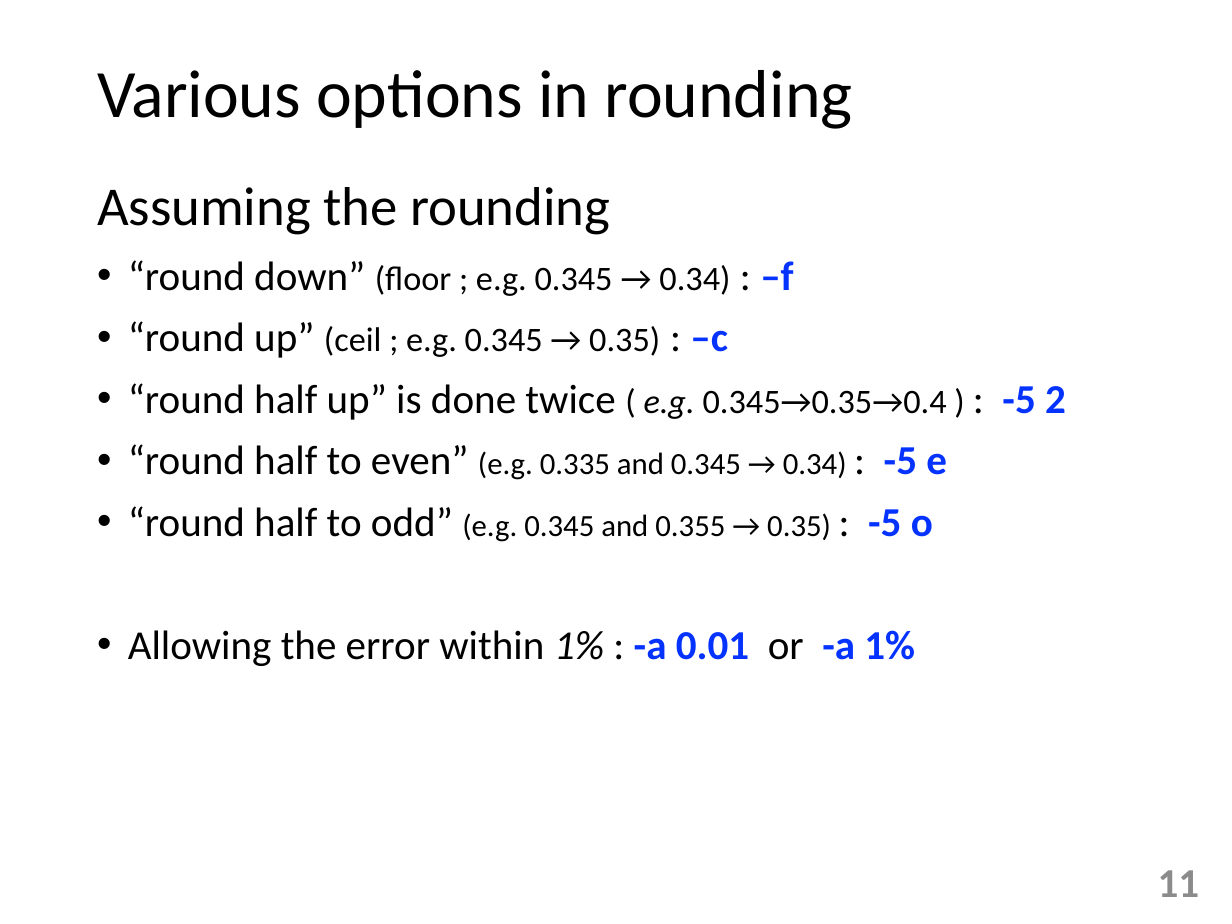
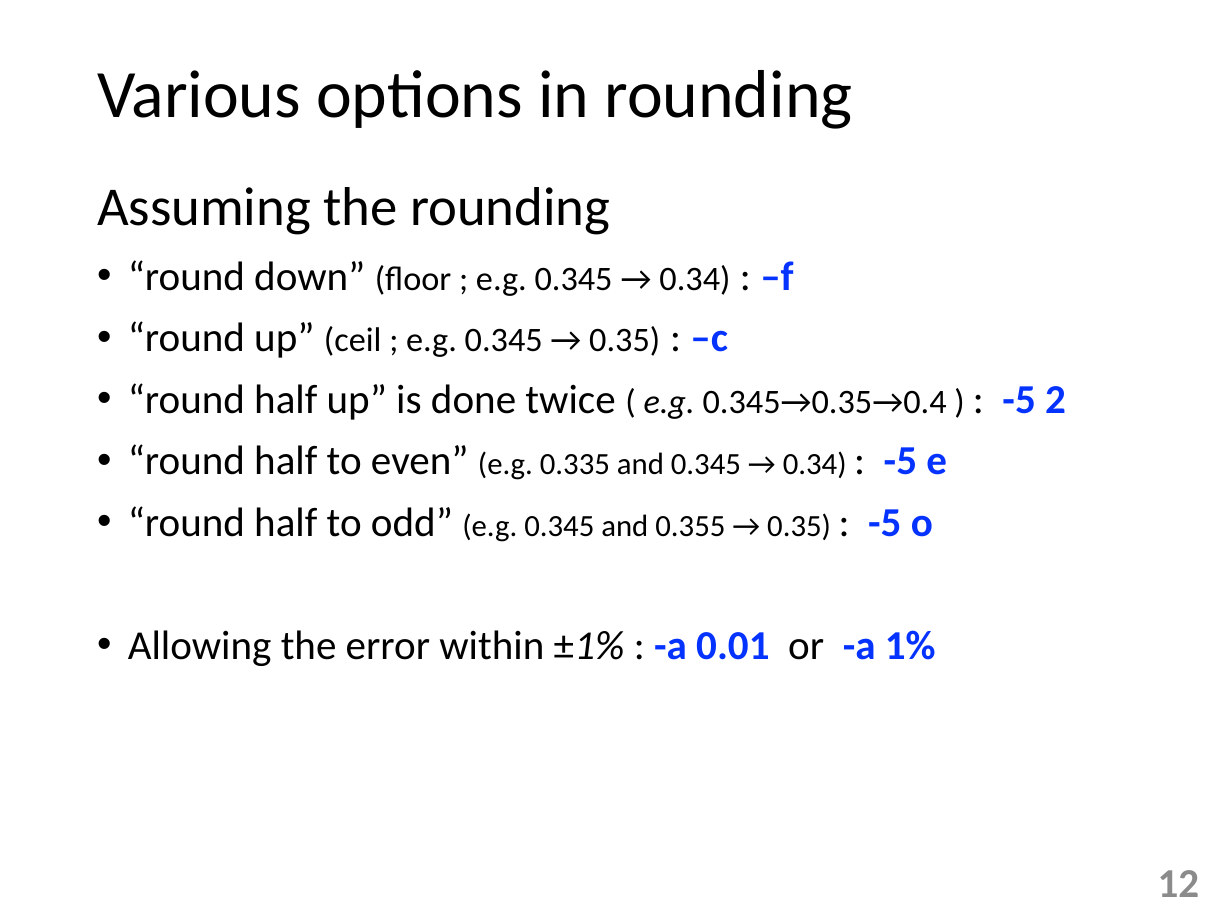
Before and after one commit to tulamili/App-denomfind, a slide deck: slide 12 of docs2/manipulation221022sat.pptx (slide 11 before the commit). Drawn at 1232x924 pixels with LibreOffice and Linux fonts; fonts in the diff are those of the drawing. Boxes give left, top, right and bottom in pixels: in the first picture for what was removed or moved away, otherwise in the second. Text is boxed around its words. In the diff, an @@ line names an element or a change of style, - is before the commit and + after.

```diff
--- a/docs2/manipulation221022sat.pptx
+++ b/docs2/manipulation221022sat.pptx
@@ text at box(128, 630, 936, 666): text changed @@
-• Allowing the error within 1% : -a 0.01 or -a 1%
+• Allowing the error within ±1% : -a 0.01 or -a 1%
@@ page number at box(1158, 870, 1200, 897): text changed @@
-11
+12
```
Also in this commit, not shown: 5 other slides changed, 1 slide added, 1 other file.
